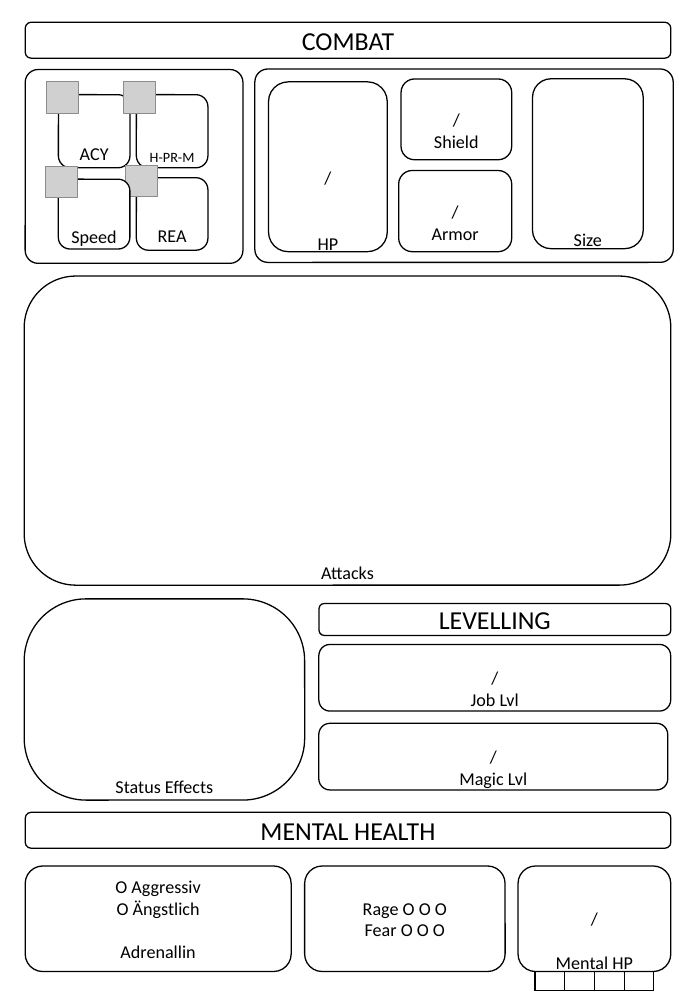
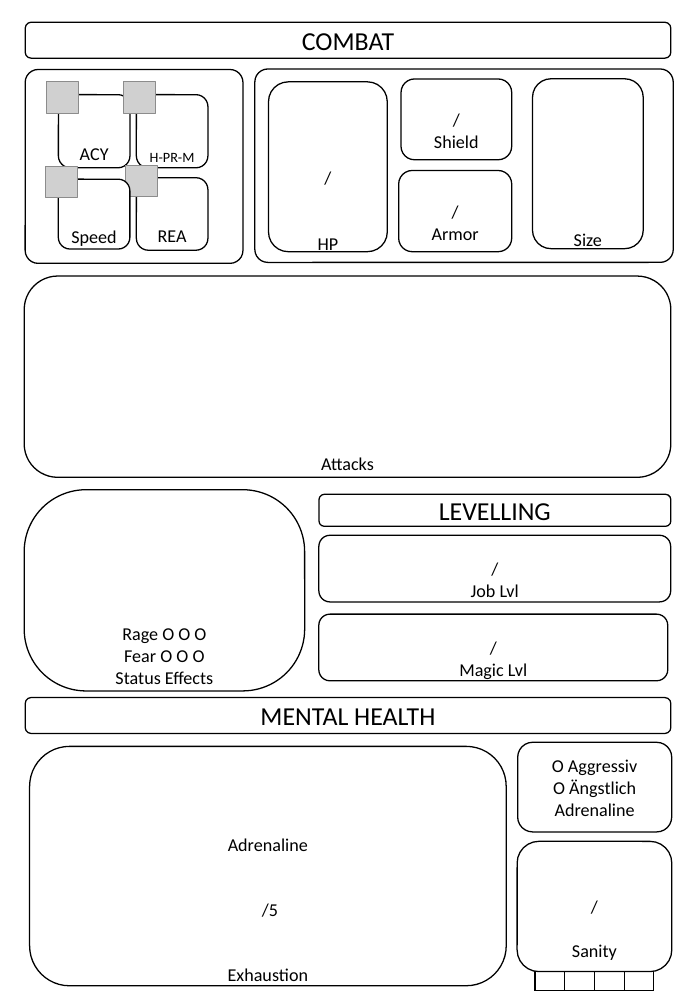
Before and after one commit to THE-YOLF/WtA, a slide deck: slide 2 of Character Sheet.pptx. Drawn at 698x1008 pixels with LibreOffice and Linux fonts; fonts in the diff are those of the drawing; grey boxes stand for pictures. Boxes give left, top, right and bottom in pixels: in the first picture for what was removed or moved away, otherwise in the second. Text is boxed around its words. In the diff, an @@ line names an element or a change of style, - is before the commit and + after.

```diff
--- a/Character Sheet.pptx
+++ b/Character Sheet.pptx
@@ rounded rectangle "Attacks": place and size @@
-rounded rectangle "Attacks" at bbox=[24, 276, 671, 585]
+rounded rectangle "Attacks" at bbox=[24, 276, 671, 477]
@@ 4 rounded rectangles: place and size @@
-4 rounded rectangles at bbox=[24, 599, 671, 800]
+4 rounded rectangles at bbox=[24, 490, 671, 691]
@@ text in rounded rectangle at bbox=[122, 628, 206, 662]: paragraphs added @@
+Rage O O O
+Fear O O O
@@ rounded rectangle "MENTAL HEALTH": place and size @@
-rounded rectangle "MENTAL HEALTH" at bbox=[25, 812, 671, 849]
+rounded rectangle "MENTAL HEALTH" at bbox=[25, 698, 671, 734]
@@ rounded rectangle added at bbox=[30, 746, 506, 986], fill #FFFFFF, outline #000000 1 pt, 14 pt, text #000000 @@
+Adrenaline
+/5
+Exhaustion
@@ rounded rectangle "O Aggressiv": place and size @@
-rounded rectangle "O Aggressiv" at bbox=[25, 866, 291, 972]
+rounded rectangle "O Aggressiv" at bbox=[517, 743, 672, 832]
@@ text in rounded rectangle at bbox=[555, 803, 635, 816]: text changed @@
-Adrenallin
+Adrenaline
@@ rounded rectangle removed at bbox=[304, 866, 504, 972] @@
-Rage O O O
-Fear O O O
@@ rounded rectangle "/": place and size @@
-rounded rectangle "/" at bbox=[518, 866, 671, 972]
+rounded rectangle "/" at bbox=[517, 841, 672, 972]
@@ text in rounded rectangle at bbox=[572, 944, 617, 960]: text changed @@
-Mental HP
+Sanity
```
Also in this commit, not shown: 1 other file.
